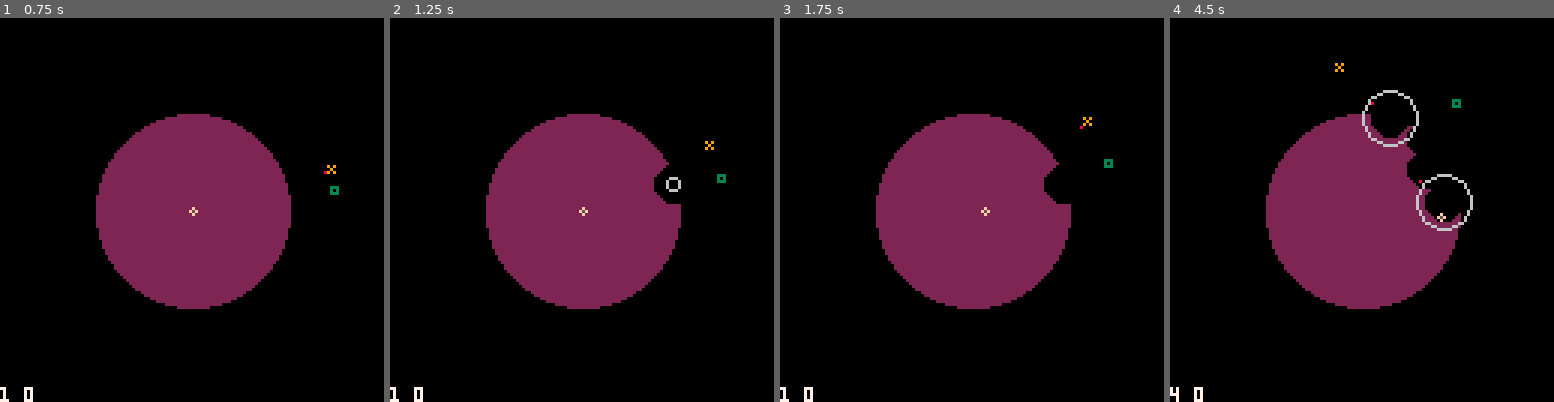
Above: before the commit, frames 1-4 (left to right).
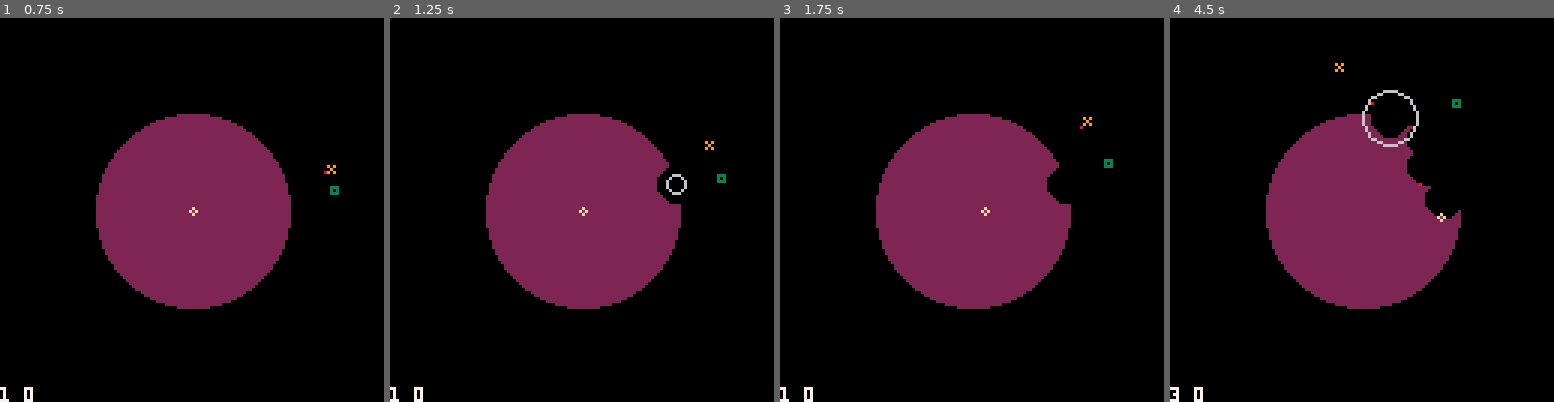
Above: after the commit, the same moments.

Repository: adam-sporka/pico-8-projects
Game: PICO-8 cartridge games/planetary-defense/planetary-defense.p8
Two runs of this game, one before a commit and one after it. Both use one fixed random seed, a clock stepped at 60 frames per second and the inputs below.
Inputs:
- Up to frame 1 (0.75 s): tap X (X key) at 0.33 s; tap O (Z key) at 0.7 s
- Up to frame 2 (1.25 s): tap X (X key) at 1.07 s
- Up to frame 3 (1.75 s): hold Right from 1.6 s (still down); tap O (Z key) at 1.7 s
- Up to frame 4 (4.5 s): tap X (X key) at 1.85, 2.97, 4.08 s; release Right at 2.1 s; tap O (Z key) every 0.4 s from 2.1 to 4.1 s; hold Up 2.15-2.42 s; hold Right 2.47-3.03 s; hold Left 3.08-3.58 s; hold Down 3.63-3.97 s; hold Right from 4.02 s (still down)

Frame 1 is identical in both runs. In frame 2, 0.2% of the frame differs, in the area x 68-78%, y 38-49%; in frame 3, less than 0.1%; in frame 4, 0.5%, in the area x 0-79%, y 35-100%.

Commit message:
Planetary Defense (2016-10-23): II

Diff:
--- a/games/planetary-defense/planetary-defense.p8
+++ b/games/planetary-defense/planetary-defense.p8
@@ -6,11 +6,13 @@
 id_rchg=18
 id_tgt=32
 
+////////////////////////////////
+// draw
+
+function draw_planet_init()
+	circfill(64,64,32,2)
 -- 0x6000: screen
 -- 0x2000: map
-
-function draw_planet_init()
-	circfill(64,64,32,2)
 	memcpy(0x1000,0x6000,8192)
 end
 
@@ -29,50 +31,85 @@
 	end
 end
 
-function shoot()
+function draw_msls()
+	for s in all(msls) do
+		if s.exploded==0 then
+			spr(33,s.x-3,s.y-3)
+		else
+			circfill(s.x,s.y,s.exploded,6)
+		end
+	end
+end
+
+function draw_shots()
+	for s in all(shts) do
+		if s.exploded>0 then
+			circ(s.x,s.y,s.exploded,6)
+		else
+			spr(17,s.x-1,s.y-1)
+		end
+	end
+end
+
+////////////////////////////////
+// spawn
+
+function distance(x1,y1,x2,y2)
+	dx,dy=x1-x2,y1-y2
+	d=sqrt(dx*dx+dy*dy)
+	return d
+end
+
+function distance_obj(o1,o2)
+	return distance(o1.x,o1.y,o2.x,o2.y)
+end
+
+function setup_movement(obj,x,y,tx,ty,spd)
+	obj.x=x
+	obj.y=y
+	obj.vx=tx-x
+	obj.vy=ty-y
+	r=sqrt(obj.vx*obj.vx+obj.vy*obj.vy)
+	if r==0 then
+		obj.vx,obj.vy=0,0
+	else
+		obj.vx/=(r/spd)
+		obj.vy/=(r/spd)
+	end
+end
+
+function fire_shot()
 	shot={}
-	shot.x=player.x
-	shot.y=player.y
-	shot.vx=tgt.x-player.x
-	shot.vy=tgt.y-player.y
-	r=sqrt(shot.vx*shot.vx+shot.vy*shot.vy)
-	shot.vx/=r
-	shot.vy/=r
+	shot.exploded=0
+	setup_movement(shot,player.x,player.y,tgt.x,tgt.y,1)
 	shot.x+=shot.vx*2
 	shot.y+=shot.vy*2
-	shot.exploded=0
 	add(shts,shot)
 	sfx(4,-1)
 end
 
 function fire_msl()
 	msl={}
-
+	msl.exploded=0
 	p1=flr(rnd(2))%2
 	p2=flr(rnd(2))%2
 	p3=rnd(128)
 	if p1==0 then
-		x=p3
-		y=p2*127
+		x,y=p3,p2*127
 	else
-		x=p2*127
-		y=p3
-	end
-
-	msl.x=x
-	msl.y=y
-	msl.exploded=0
-	msl.vx=64-msl.x
-	msl.vy=64-msl.y
-	r=sqrt(msl.vx*msl.vx+msl.vy*msl.vy)
-	msl.vx/=r*20
-	msl.vy/=r*20
+		x,y=p2*127,p3
+	end
+	setup_movement(msl,x,y,64,64,0.05)
 	add(msls,msl)
 end
+
+////////////////////////////////
+// update
 
 interval=5
 function update_msls()
 	memcpy(0x6000,0x1000,8192)
+	-- fire a missile
 	if time()-last_msl > interval then
 		fire_msl()
 		last_msl=time()
@@ -97,23 +134,13 @@
 	memcpy(0x1000,0x6000,8192)
 end
 
-function draw_msls()
-	for s in all(msls) do
-		if s.exploded==0 then
-			spr(33,s.x-3,s.y-3)
-		else
-			circfill(s.x,s.y,s.exploded,6)
-		end
-	end
-end
-
 function update_shots()
 	memcpy(0x6000,0x1000,8192)
 	for s in all(shts) do
 		pset(s.x,s.y,0)
 		if s.exploded==0 then
-		 s.x+=s.vx
-		 s.y+=s.vy
+			s.x+=s.vx
+			s.y+=s.vy
 		else
 			s.exploded+=1
 			if s.exploded==10 then
@@ -121,15 +148,13 @@
 			end
 		end
 		if (s.exploded==0) then
-		 if (pget(s.x,s.y)>0) then
-		 	circfill(s.x,s.y,6,0)
-		 	s.exploded=1
-		 	sfx(5,-1)
-		 else
+			if (pget(s.x,s.y)>0) then
+				circfill(s.x,s.y,6,0)
+				s.exploded=1
+				sfx(5,-1)
+			else
 				for m in all(msls) do
-					dx=m.x-s.x
-					dy=m.y-s.y
-					d=sqrt(dx*dx+dy*dy)
+					d=distance_obj(m,s)
 					if d<3.5 then
 						s.exploded=1
 						if m.exploded==0 then
@@ -137,7 +162,7 @@
 						end
 					end
 				end
-		 end
+			end
 		end
 		if s.x<0 or s.x>127 or s.y<0 or s.y>127 then
 			del(shts,s)
@@ -146,27 +171,11 @@
 	memcpy(0x1000,0x6000,8192)
 end
 
-function draw_shots()
-	for s in all(shts) do
-		if s.exploded>0 then
-			circ(s.x,s.y,s.exploded,6)
-		else
-			spr(17,s.x-1,s.y-1)
-		end
-	end
-end
-
 function update_player()
 	if btn(5) and btnp(1) then
 		player.omega+=0.0001
 	elseif btn(5) and btnp(0) then
-	 player.omega-=0.0001
-	end
-	player.x=64+(player.omega*16+48)*cos(player.angle)
-	player.y=64+(player.omega*16+48)*sin(player.angle)
-	player.angle+=player.omega
-	if player.angle>1 then
-		player.angle-=1
+		player.omega-=0.0001
 	end
 
 	if not btn(5) then
@@ -181,8 +190,16 @@
 	end
 
 	if btnp(4) then
-		shoot()
-	end
+		fire_shot()
+	end
+
+	player.x=64+(player.omega*16+48)*cos(player.angle)
+	player.y=64+(player.omega*16+48)*sin(player.angle)
+	player.angle+=player.omega
+	if player.angle>1 then
+		player.angle-=1
+	end
+
 end
 
 function update_base()
@@ -224,6 +242,9 @@
 		sfx(0)
 	end
 end
+
+////////////////////////////////
+// high level
 
 function _draw()
 	cls()
@@ -231,9 +252,9 @@
 	draw_player()
 	draw_base()
 	draw_dock()
- draw_shots()
- draw_msls()
- print(#shts.." "..#msls,0,123,7)
+	draw_shots()
+	draw_msls()
+	print(#shts.." "..#msls,0,123,7)
 end
 
 function _update()
